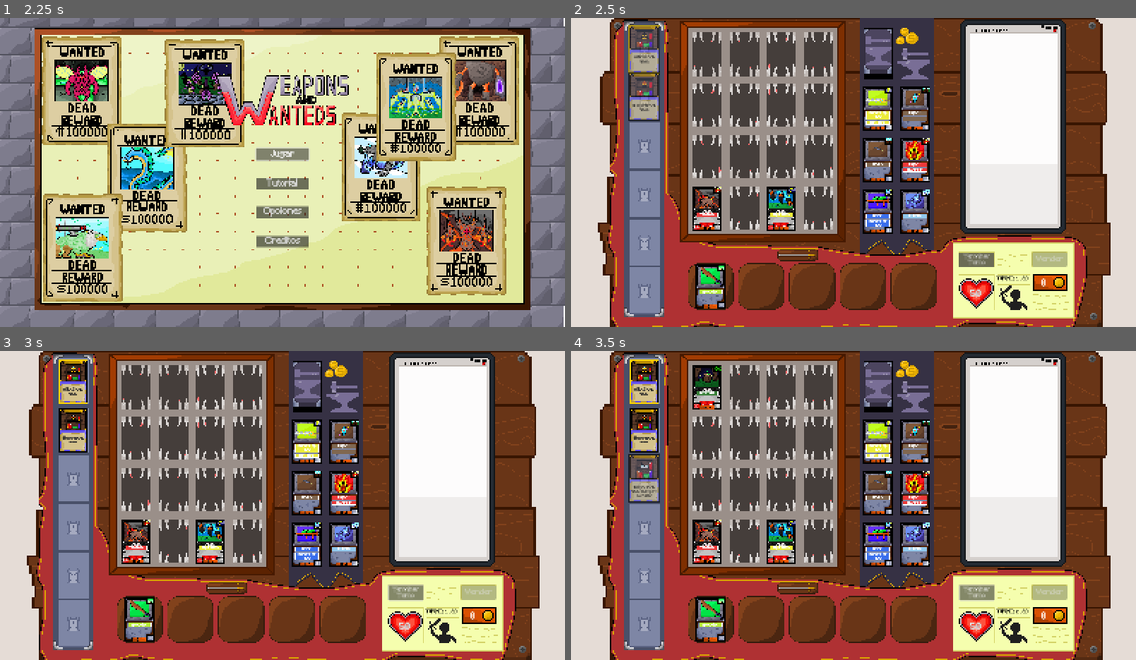
Above: before the commit, frames 1-4 (two rows, left to right).
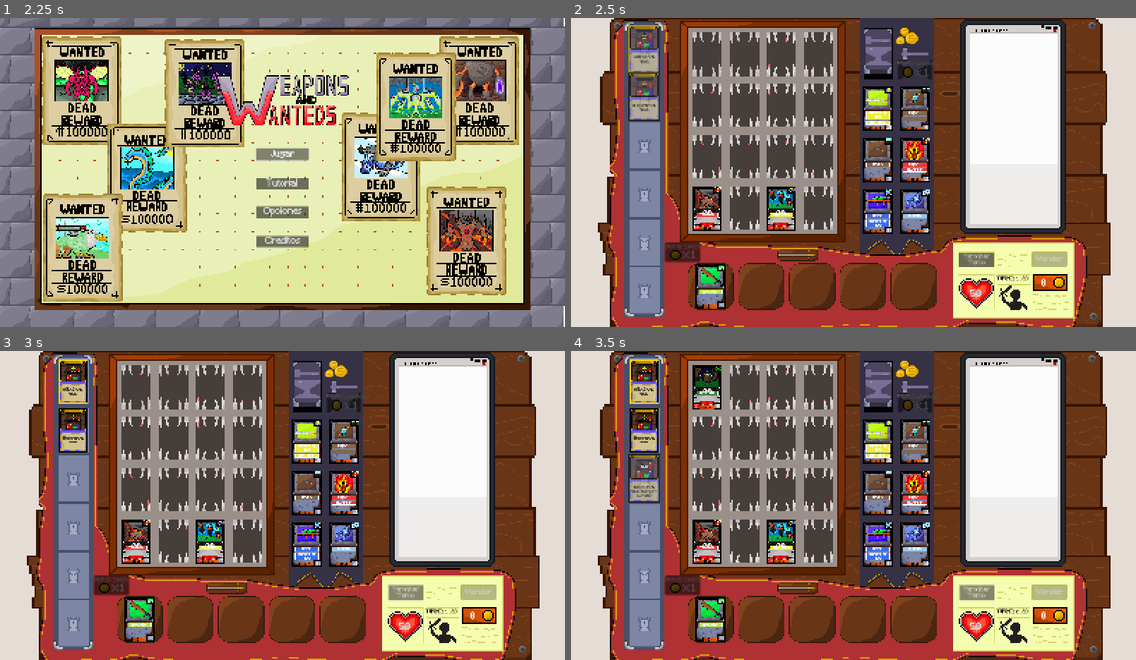
Above: after the commit, the same moments.

Repository: Lucas-Sanguinetti/jefe-desarrollo
Game: Godot game, scene res://Entidades/main.tscn
The game is run twice, just before and just after one commit, with the same random seed, the same clock (stepped at 60 frames per second) and the same inputs.
Inputs:
- Up to frame 1 (2.25 s): click "Creditos" at 0.5 s; click "Menu Principal" at 1.25 s; click "Jugar" at 2 s
- Up to frame 2 (2.5 s): no input
- Up to frame 3 (3 s): click "Terminar Turno" at 2.75 s
- Up to frame 4 (3.5 s): no input

Frame 1 is identical in both runs. In frame 2, 0.8% of the frame differs, in the area x 16-64%, y 13-80%; in frame 3, 0.8%; in frame 4, 0.8%.

Commit message:
Reordenamiento de carpetas, botones listos falta estilarlos

Diff:
--- a/Entidades/Armas/WeaponGrid.gd
+++ b/Entidades/Armas/WeaponGrid.gd
@@ -79,6 +79,9 @@
 				empty_cells.append(Vector2(x, y))
 	return empty_cells
 
+func get_empty_slots_count() -> int:
+	return get_empty_slots().size()
+
 func get_all_weapons() -> Array:
 	var weapons = []
 	for x in range(GRID_COLLUMNS):
--- a/Entidades/Armas/weapon_manager.gd
+++ b/Entidades/Armas/weapon_manager.gd
@@ -87,13 +87,67 @@
 	emit_signal("armaTransferida")
 	return true
 
-# Modificar para deck segun decision empresarial
+# AGREGAR esta función en WeaponManager.gd
+
+# Devuelve todas las armas de la tienda al mazo y genera nuevas
+func reroll_shop_weapons() -> bool:
+	if not weapon_grid:
+		push_error("WeaponManager: No hay WeaponGrid disponible")
+		return false
+
+	print("WeaponManager: Iniciando reroll de tienda...")
+
+	# 1. Obtener todas las armas actuales en el grid
+	var weapons_to_return = []
+	for x in range(weapon_grid.GRID_COLLUMNS):
+		for y in range(weapon_grid.GRID_ROWS):
+			if weapon_grid.grid[x][y] != null:
+				var weapon = weapon_grid.grid[x][y]
+				weapons_to_return.append(weapon)
+
+	print("WeaponManager: Encontradas %d armas en tienda" % weapons_to_return.size())
+
+	# 2. Devolver cada arma al mazo
+	for weapon in weapons_to_return:
+		var weapon_data = weapon.data as WeaponCardData
+		if weapon_data:
+			# Devolver la carta al mazo
+			WeaponDeck.return_card_to_deck(weapon_data)
+			print("  → Devuelta: %s" % weapon_data.name)
+
+		# Limpiar la posición en el grid
+		var pos = weapon.grid_pos
+		if pos.x >= 0 and pos.y >= 0:
+			weapon_grid.grid[int(pos.x)][int(pos.y)] = null
+
+		# Destruir la instancia visual
+		weapon.queue_free()
+
+	# 3. Esperar un frame para que se liberen los nodos
+	await get_tree().process_frame
+
+	# 4. Mezclar el mazo para que salgan cartas diferentes
+	WeaponDeck.shuffle_deck()
+
+	# 5. Generar nuevas armas en la tienda
+	if weapon_spawner and weapon_spawner.has_method("turn_loader"):
+		weapon_spawner.turn_loader()
+		print("WeaponManager: ✅ Nuevas armas generadas")
+	else:
+		push_error("WeaponManager: No se pudo acceder al weapon_spawner")
+		return false
+
+	print("WeaponManager: Reroll completado exitosamente")
+	return true
+
+
+# MODIFICAR la función return_weapon_to_storage para que use una nueva función auxiliar
 func return_weapon_to_storage(from_x: int, from_y: int) -> bool:
 	if not weapon_grid or not player_grid:
 		return false
 
 	# Verificar si hay espacio en el almacén
-	if weapon_grid.get_empty_slots_count() <= 0:
+	if weapon_grid.get_empty_slots().is_empty():
 		print("WeaponManager: WeaponGrid está lleno")
 		return false
 
@@ -102,13 +156,19 @@
 	if not weapon:
 		return false
 
-	# Agregar al almacén
+	# Devolver al almacén
+	return_single_weapon_to_shop(weapon)
+
+	return true
+
+# Nueva función auxiliar para devolver una sola arma a la tienda
+func return_single_weapon_to_shop(weapon: Carta):
+	if not weapon or not weapon_grid:
+		return
+
 	var weapon_data = weapon.data as WeaponCardData
 	weapon.queue_free()  # Destruir la instancia vieja
 	weapon_grid.invoke_random_piece(weapon_data)  # Crear nueva en el almacén
-
-
-	return true
 
 
 func venderArma(carta:CartaArma):
--- /dev/null
+++ b/Entidades/Botones/RerollButtom.tscn
@@ -0,0 +1,61 @@
+[gd_scene load_steps=5 format=3 uid="uid://duoajg55whdex"]
+
+[ext_resource type="Script" uid="uid://82w1m4wuapym" path="res://Entidades/Botones/reroll_buttom.gd" id="1_83lfj"]
+[ext_resource type="AudioStream" uid="uid://byhk8raqtbh4h" path="res://Audio/SFX/button-pressed.mp3" id="1_aft4o"]
+[ext_resource type="FontFile" uid="uid://jv50m8p7i6as" path="res://Fuente/Minecraft.ttf" id="2_83lfj"]
+[ext_resource type="Texture2D" uid="uid://dxeklb8d44dtw" path="res://Assets/elements_In_Board/moneds.png" id="3_s0ckx"]
+
+[node name="RerollSpells" type="TextureButton"]
+offset_left = 264.0
+offset_top = 629.0
+offset_right = 361.0
+offset_bottom = 685.0
+script = ExtResource("1_83lfj")
+
+[node name="Panel" type="Panel" parent="."]
+layout_mode = 1
+anchors_preset = 15
+anchor_right = 1.0
+anchor_bottom = 1.0
+grow_horizontal = 2
+grow_vertical = 2
+mouse_filter = 2
+
+[node name="Titulo" type="Label" parent="Panel"]
+layout_mode = 0
+offset_left = 2.0
+offset_top = 2.0
+offset_right = 95.0
+offset_bottom = 25.0
+theme_override_fonts/font = ExtResource("2_83lfj")
+theme_override_font_sizes/font_size = 16
+text = "Reroll Spells"
+horizontal_alignment = 1
+vertical_alignment = 1
+
+[node name="TextureRect" type="TextureRect" parent="Panel"]
+texture_filter = 1
+layout_mode = 0
+offset_left = 13.0
+offset_top = 21.0
+offset_right = 43.0
+offset_bottom = 51.0
+size_flags_horizontal = 4
+texture = ExtResource("3_s0ckx")
+expand_mode = 2
+
+[node name="Cantidad" type="Label" parent="Panel"]
+layout_mode = 0
+offset_left = 47.0
+offset_top = 26.0
+offset_right = 87.0
+offset_bottom = 51.0
+theme_override_fonts/font = ExtResource("2_83lfj")
+theme_override_font_sizes/font_size = 25
+text = "x 1"
+horizontal_alignment = 1
+vertical_alignment = 1
+
+[node name="press" type="AudioStreamPlayer" parent="."]
+stream = ExtResource("1_aft4o")
+bus = &"Effects"
--- /dev/null
+++ b/Entidades/Botones/reroll_buttom.gd
@@ -0,0 +1,132 @@
+extends TextureButton
+class_name RerollButton
+
+# Referencias UI
+@onready var panel: Panel = $Panel if has_node("Panel") else null
+@onready var titulo: Label = $Panel/Titulo if has_node("Panel/Titulo") else null
+@onready var cantidad: Label = $Panel/Cantidad if has_node("Panel/Cantidad") else null
+@onready var press_sound: AudioStreamPlayer = $press if has_node("press") else null
+
+# Configuración
+@export var base_cost: int = 1
+@export var cost_increment: int = 1
+@export var button_title: String = "Reroll"
+
+# Colores para el panel interno
+const COLOR_AVAILABLE = Color(0.8, 0.2, 0.2, 1.0)
+const COLOR_DISABLED = Color(0.3, 0.3, 0.3, 1.0)
+const COLOR_HOVER = Color(1.0, 0.3, 0.3, 1.0)
+
+# Estado
+var current_cost: int = 1
+var is_available: bool = true
+
+# Señales
+signal button_used(cost: int)
+
+func _ready():
+	add_to_group("RerollButton")
+	current_cost = base_cost
+
+	# Conectar señal del botón
+	pressed.connect(_on_button_pressed)
+	mouse_entered.connect(_on_button_mouse_entered)
+	mouse_exited.connect(_on_button_mouse_exited)
+
+	# Configurar título
+	if titulo:
+		titulo.text = button_title
+
+	# Conectar con MoneyManager
+	if MoneyManager:
+		MoneyManager.monedero_cambiado.connect(_on_money_changed)
+
+	# Actualizar estado inicial
+	update_display()
+	update_availability()
+
+func update_display():
+	if cantidad:
+		cantidad.text = "x %d" % current_cost
+
+func update_availability():
+	if not MoneyManager:
+		is_available = false
+		disabled = true
+		_update_panel_color()
+		return
+
+	is_available = MoneyManager.get_money() >= current_cost
+	disabled = not is_available
+	_update_panel_color()
+
+func _update_panel_color():
+	if not panel:
+		return
+
+	if not is_available:
+		panel.modulate = COLOR_DISABLED
+	elif is_hovered():
+		panel.modulate = COLOR_HOVER
+	else:
+		panel.modulate = COLOR_AVAILABLE
+
+func _on_money_changed(_new_amount: int):
+	update_availability()
+
+func _on_button_pressed():
+	if not is_available:
+		_shake_animation()
+		return
+
+	# Pagar el costo
+	MoneyManager.perderMonedas(current_cost)
+
+	# Reproducir sonido
+	if press_sound and press_sound.stream:
+		press_sound.play()
+
+	# Emitir señal
+	emit_signal("button_used", current_cost)
+
+	# Aumentar costo
+	current_cost += cost_increment
+	update_display()
+	update_availability()
+
+	print("RerollButton: Usado - Nuevo costo: %d" % current_cost)
+
+func _on_button_mouse_entered():
+	if is_available and panel:
+		panel.modulate = COLOR_HOVER
+
+func _on_button_mouse_exited():
+	_update_panel_color()
+
+func reset_for_new_turn():
+	current_cost = base_cost
+	update_display()
+	update_availability()
+	print("RerollButton: Reseteado a costo: %d" % base_cost)
+
+func _shake_animation():
+	if not panel:
+		return
+
+	var original_pos = panel.position
+	var tween = create_tween()
+	tween.tween_property(panel, "position", original_pos + Vector2(5, 0), 0.05)
+	tween.tween_property(panel, "position", original_pos + Vector2(-5, 0), 0.05)
+	tween.tween_property(panel, "position", original_pos, 0.05)
+
+func setup(title: String, initial_cost: int, increment: int = 1):
+	button_title = title
+	base_cost = initial_cost
+	cost_increment = increment
+	current_cost = base_cost
+
+	if titulo:
+		titulo.text = title
+
+	update_display()
+	update_availability()
--- a/Entidades/Hechizos/player_spells.gd
+++ b/Entidades/Hechizos/player_spells.gd
@@ -198,17 +198,9 @@
 
 	print("Hand: Lanzando '%s'" % spell_data.name)
 
-	# Pagar coste
-	#card.pay_cost()
-
-	# Marcar como usada (estado mutable en la carta)
-	#card.mark_as_used()
-
 	# Emitir señal (Game.gd lo captura)
 	emit_signal("card_played",card, spell_data, target)
 
-	# Remover carta
-	#remove_card(card)
 	cancel_selection()
 
 # ============================================
--- a/Entidades/Game.gd
+++ b/Entidades/Menus/Game.gd
@@ -4,6 +4,9 @@
 @onready var turn_button: Button = $Botones/PasarTurno
 @onready var turn_label: Label = $Botones/ContadorTurno
 @onready var sell_button: Button = $Botones/Vender
+@onready var reroll_spells_button: RerollButton = $Botones/RerollSpells
+@onready var reroll_weapons_button: RerollButton = $Botones/RerollWeapons
+
 #Managers y spawners
 @onready var card_manager = $CardManager
 @onready var weapon_manager: WeaponManager = $WeaponManager
@@ -59,6 +62,13 @@
 		pause_menu.restart_pressed.connect(_on_pause_restart)
 		pause_menu.main_menu_pressed.connect(_on_pause_main_menu)
 
+	# Configurar botón de hechizos
+	if reroll_spells_button:
+		reroll_spells_button.button_used.connect(_on_reroll_spells_pressed)
+
+	if reroll_weapons_button:
+		reroll_weapons_button.button_used.connect(_on_reroll_weapons_pressed)
+
 	_setup_weapon_animations()
 
 	# Robar mano inicial
@@ -77,6 +87,8 @@
 	reset_player_weapons()
 	reset_monster_traits()
 	_apply_normal_style()
+
+	_reset_reroll_buttons()
 
 func _on_arma_usada():
 	var player_weapons = player_weapon_spawner.player_grid.get_all_weapons()
@@ -206,6 +218,40 @@
 		weapon_manager.venderArma(cartaSeleccionada)
 	sell_button.set_disabled(true)
 
+# Reroll
+
+func _on_reroll_spells_pressed(cost: int):
+	print("Game: Reroll de hechizos usado - Costo: %d" % cost)
+	var hechizos = hand.get_all_cards()
+	var cant_robar = hechizos.size()
+
+	for hechizo in hechizos:
+		hand.remove_card(hechizo)
+
+	for i in cant_robar:
+		var new_card = spell_deck.draw_turn_card()
+		if new_card:
+			hand.add_card(new_card)
+
+func _on_reroll_weapons_pressed(cost: int):
+	print("Game: Reroll de armas usado - Costo: %d" % cost)
+
+	# Verificar que haya suficientes cartas en el mazo
+	var slots_to_fill = weapon_manager.weapon_grid.GRID_COLLUMNS * weapon_manager.weapon_grid.GRID_ROWS
+	if not WeaponDeck.can_reroll(slots_to_fill):
+		push_warning("Game: No hay suficientes cartas en el mazo para reroll")
+		return
+
+	# Usar la función del WeaponManager para hacer el reroll
+	await weapon_manager.reroll_shop_weapons()
+
+	print("Game: ✅ Reroll de armas completado")
+func _reset_reroll_buttons():
+	if reroll_spells_button:
+		reroll_spells_button.reset_for_new_turn()
+
+	if reroll_weapons_button:
+		reroll_weapons_button.reset_for_new_turn()
 # Funciones del Menu
 # ============================================
 func _on_pause_resume():
@@ -229,7 +275,6 @@
 	if ready_style:
 		turn_button.add_theme_stylebox_override("normal", ready_style)
 
-
 func _apply_normal_style():
 	if normal_style:
 		turn_button.add_theme_stylebox_override("normal", normal_style)
--- a/Entidades/Game.tscn
+++ b/Entidades/Menus/Game.tscn
@@ -1,6 +1,6 @@
-[gd_scene load_steps=49 format=3 uid="uid://dynohqidhiit8"]
-
-[ext_resource type="Script" uid="uid://b41j7ju2yb5t5" path="res://Entidades/Game.gd" id="1_a0hfb"]
+[gd_scene load_steps=50 format=3 uid="uid://dynohqidhiit8"]
+
+[ext_resource type="Script" uid="uid://b41j7ju2yb5t5" path="res://Entidades/Menus/Game.gd" id="1_a0hfb"]
 [ext_resource type="PackedScene" uid="uid://cvtbctljo4ol3" path="res://Entidades/Visuales/board.tscn" id="2_8hmk7"]
 [ext_resource type="AudioStream" uid="uid://cda7wddsykecp" path="res://Audio/musica/Game2.mp3" id="3_c24qg"]
 [ext_resource type="PackedScene" uid="uid://oioljwj0qhiu" path="res://Entidades/Cartas/card_manager.tscn" id="3_cgrtl"]
@@ -11,7 +11,7 @@
 [ext_resource type="PackedScene" uid="uid://bmeoueu10fxj2" path="res://Entidades/Armas/weapon_spawner.tscn" id="7_00onx"]
 [ext_resource type="PackedScene" uid="uid://dfmm3iy8hd5vr" path="res://Entidades/Armas/player_weapon_spawner.tscn" id="8_rwqrq"]
 [ext_resource type="Script" uid="uid://cbnmcobl5j1at" path="res://Entidades/Armas/weapon_manager.gd" id="9_hf2jd"]
-[ext_resource type="Script" uid="uid://2bc043lq2daj" path="res://Entidades/press.gd" id="10_eq8nk"]
+[ext_resource type="Script" uid="uid://2bc043lq2daj" path="res://Entidades/Botones/press.gd" id="10_eq8nk"]
 [ext_resource type="AudioStream" uid="uid://df1guwtyjobyt" path="res://Audio/SFX/blacksmith-hammer.mp3" id="10_gxhcr"]
 [ext_resource type="FontFile" uid="uid://jv50m8p7i6as" path="res://Fuente/Minecraft.ttf" id="10_ohvqk"]
 [ext_resource type="AudioStream" uid="uid://byhk8raqtbh4h" path="res://Audio/SFX/button-pressed.mp3" id="10_xugfq"]
@@ -20,9 +20,10 @@
 [ext_resource type="StyleBox" uid="uid://dqvd7s1bo3s8v" path="res://Entidades/Visuales/normal_turn_buttom.tres" id="12_haohm"]
 [ext_resource type="AudioStream" uid="uid://d0686mu6qgmo7" path="res://Audio/musica/Game.mp3" id="13_8hmk7"]
 [ext_resource type="PackedScene" uid="uid://bx6yw2qj5stmb" path="res://Entidades/Visuales/monederoHud.tscn" id="13_cgrtl"]
-[ext_resource type="Script" uid="uid://btt6r2o0q7am0" path="res://Entidades/sellButtom.gd" id="14_ohvqk"]
+[ext_resource type="Script" uid="uid://btt6r2o0q7am0" path="res://Entidades/Botones/sellButtom.gd" id="14_ohvqk"]
 [ext_resource type="PackedScene" uid="uid://bcdxqcei3yuhm" path="res://Entidades/Hechizos/spell_deck.tscn" id="17_rwqrq"]
 [ext_resource type="PackedScene" uid="uid://da50i6nw27x40" path="res://Entidades/Hechizos/player_spells.tscn" id="18_hf2jd"]
+[ext_resource type="PackedScene" uid="uid://duoajg55whdex" path="res://Entidades/Botones/RerollButtom.tscn" id="19_obq28"]
 [ext_resource type="Script" uid="uid://c5klust30h4bq" path="res://Entidades/Hechizos/SpellCardData.gd" id="19_u4kpe"]
 [ext_resource type="Script" uid="uid://bxljb7ons4bf2" path="res://Entidades/Hechizos/SpellEffects.gd" id="20_hf2jd"]
 [ext_resource type="Resource" uid="uid://df11r4yorlkrf" path="res://Resources/Hechizos/Batery.tres" id="20_xr7dm"]
@@ -35,10 +36,10 @@
 [ext_resource type="Resource" uid="uid://cccawjs6d11c7" path="res://Resources/Hechizos/Summon1.tres" id="26_2wdbc"]
 [ext_resource type="Script" uid="uid://7kx2i5jf2v6t" path="res://Entidades/Armas/Animaciones/weapon_animation_manager.gd" id="30_uceh8"]
 [ext_resource type="PackedScene" uid="uid://b7bbxxh388bpu" path="res://pause_menu.tscn" id="31_2wdbc"]
-[ext_resource type="Shader" uid="uid://d0xmvwx8wpvdf" path="res://Entidades/game.gdshader" id="32_uceh8"]
-[ext_resource type="Script" uid="uid://dkjc8srug5u5f" path="res://Entidades/canvas_layer.gd" id="32_xpiqv"]
-[ext_resource type="Script" uid="uid://b6relp2vxhbwl" path="res://Entidades/color_rect.gd" id="34_0c1ae"]
-[ext_resource type="Shader" uid="uid://bf5hrb1rc5rf5" path="res://Entidades/curar.gdshader" id="35_0c1ae"]
+[ext_resource type="Shader" uid="uid://d0xmvwx8wpvdf" path="res://Entidades/Visuales/game.gdshader" id="32_uceh8"]
+[ext_resource type="Script" uid="uid://dkjc8srug5u5f" path="res://Entidades/Visuales/canvas_layer.gd" id="32_xpiqv"]
+[ext_resource type="Script" uid="uid://b6relp2vxhbwl" path="res://Entidades/Visuales/color_rect.gd" id="34_0c1ae"]
+[ext_resource type="Shader" uid="uid://bf5hrb1rc5rf5" path="res://Entidades/Visuales/curar.gdshader" id="35_0c1ae"]
 [ext_resource type="AudioStream" uid="uid://c6k14vyms8v0q" path="res://Audio/musica/BossMusic.mp3" id="35_1u8ma"]
 
 [sub_resource type="LabelSettings" id="LabelSettings_2jhs2"]
@@ -113,7 +114,7 @@
 shader_parameter/inner_ratio = 0.75
 shader_parameter/feather = 0.4
 
-[node name="Game2" type="Node"]
+[node name="Game" type="Node"]
 script = ExtResource("1_a0hfb")
 canciones = Array[AudioStream]([ExtResource("13_8hmk7"), ExtResource("3_c24qg"), ExtResource("4_lpvco")])
 
@@ -240,6 +241,16 @@
 stream = ExtResource("10_xugfq")
 bus = &"Effects"
 
+[node name="RerollSpells" parent="Botones" instance=ExtResource("19_obq28")]
+button_title = "Reroll Spells"
+
+[node name="RerollWeapons" parent="Botones" instance=ExtResource("19_obq28")]
+offset_left = 914.0
+offset_top = 117.0
+offset_right = 1009.42
+offset_bottom = 172.134
+button_title = "Reroll Weapons"
+
 [node name="LifeHUD" parent="." instance=ExtResource("11_2jhs2")]
 position = Vector2(1134, 773)
 
@@ -287,6 +298,7 @@
 script = SubResource("GDScript_lpvco")
 
 [node name="PauseMenu" parent="." instance=ExtResource("31_2wdbc")]
+visible = false
 
 [node name="Ventanas" type="CanvasLayer" parent="."]
 layer = 100
--- a/Entidades/creditos.tscn
+++ b/Entidades/Menus/creditos.tscn
@@ -1,7 +1,7 @@
 [gd_scene load_steps=7 format=3 uid="uid://48r7qwwy1jqq"]
 
 [ext_resource type="Texture2D" uid="uid://ypgau6wifkoa" path="res://Assets/elements_In_Board/pause2.png" id="1_7flbs"]
-[ext_resource type="Script" uid="uid://56g6q5hqooyk" path="res://Entidades/creditos.gd" id="1_l7vgd"]
+[ext_resource type="Script" uid="uid://56g6q5hqooyk" path="res://Entidades/Menus/creditos.gd" id="1_l7vgd"]
 [ext_resource type="FontFile" uid="uid://jv50m8p7i6as" path="res://Fuente/Minecraft.ttf" id="2_alf7g"]
 
 [sub_resource type="StyleBoxLine" id="StyleBoxLine_3rtis"]
--- a/Entidades/option_layer.tscn
+++ b/Entidades/Menus/option_layer.tscn
@@ -1,6 +1,6 @@
 [gd_scene load_steps=4 format=3 uid="uid://dt7hrfjpqjjng"]
 
-[ext_resource type="Script" uid="uid://dxdqvauep43sv" path="res://Entidades/option_layer.gd" id="1_jwilt"]
+[ext_resource type="Script" uid="uid://dxdqvauep43sv" path="res://Entidades/Menus/option_layer.gd" id="1_jwilt"]
 [ext_resource type="FontFile" uid="uid://jv50m8p7i6as" path="res://Fuente/Minecraft.ttf" id="2_au2hv"]
 [ext_resource type="Texture2D" uid="uid://cjs3uxmx71rq0" path="res://Assets/elements_In_Board/pause.png" id="2_kwjdx"]
 
--- a/Entidades/title_screen.gd
+++ b/Entidades/Menus/title_screen.gd
@@ -20,7 +20,7 @@
 	timer_tutorial.start()
 
 func _on_timer_game_timeout() -> void:
-	get_tree().change_scene_to_file("res://Entidades/Game.tscn")
+	get_tree().change_scene_to_file("res://Entidades/Menus/Game.tscn")
 
 
 func _on_timer_tutorial_timeout() -> void:
@@ -36,4 +36,4 @@
 
 
 func _on_creditos_pressed() -> void:
-	get_tree().change_scene_to_file("res://Entidades/creditos.tscn")
+	get_tree().change_scene_to_file("res://Entidades/Menus/creditos.tscn")
--- a/Entidades/title_screen.tscn
+++ b/Entidades/Menus/title_screen.tscn
@@ -1,12 +1,12 @@
 [gd_scene load_steps=8 format=3 uid="uid://ddaywssni5aim"]
 
-[ext_resource type="Script" uid="uid://b24fvhjuw8eh" path="res://Entidades/title_screen.gd" id="1_3ygur"]
+[ext_resource type="Script" uid="uid://b24fvhjuw8eh" path="res://Entidades/Menus/title_screen.gd" id="1_3ygur"]
 [ext_resource type="Texture2D" uid="uid://h4vjbuke760x" path="res://Assets/background/titleScreen.png" id="2_g8iy6"]
 [ext_resource type="FontFile" uid="uid://jv50m8p7i6as" path="res://Fuente/Minecraft.ttf" id="3_iwsvx"]
-[ext_resource type="Script" uid="uid://2bc043lq2daj" path="res://Entidades/press.gd" id="4_iwsvx"]
+[ext_resource type="Script" uid="uid://2bc043lq2daj" path="res://Entidades/Botones/press.gd" id="4_iwsvx"]
 [ext_resource type="AudioStream" uid="uid://byhk8raqtbh4h" path="res://Audio/SFX/button-pressed.mp3" id="5_g8iy6"]
 [ext_resource type="AudioStream" uid="uid://btwj2b8xsdp64" path="res://Audio/musica/MainMenu.mp3" id="6_g8iy6"]
-[ext_resource type="PackedScene" uid="uid://dt7hrfjpqjjng" path="res://Entidades/option_layer.tscn" id="7_v4euy"]
+[ext_resource type="PackedScene" uid="uid://dt7hrfjpqjjng" path="res://Entidades/Menus/option_layer.tscn" id="7_v4euy"]
 
 [node name="TitleScreen" type="PanelContainer"]
 offset_right = 989.0
--- a/Entidades/Monstruos/monster_spawner.tscn
+++ b/Entidades/Monstruos/monster_spawner.tscn
@@ -2,7 +2,7 @@
 
 [ext_resource type="Script" uid="uid://bn8l8wfdq5mu3" path="res://Entidades/Monstruos/monster_spawner.gd" id="1_g6bsy"]
 [ext_resource type="Script" uid="uid://ckkp8tbn5jhgj" path="res://Entidades/Monstruos/MonsterGrid.gd" id="2_svx6r"]
-[ext_resource type="Script" uid="uid://by313uxqf4b20" path="res://Entidades/deck_drawer.gd" id="4_bk33t"]
+[ext_resource type="Script" uid="uid://by313uxqf4b20" path="res://Entidades/Cartas/deck_drawer.gd" id="4_bk33t"]
 [ext_resource type="Script" uid="uid://b88kdw3rg0u73" path="res://Entidades/Monstruos/MonsterGridVisuales.gd" id="4_svx6r"]
 
 [node name="MonsterSpawner" type="Node2D"]
--- a/Entidades/main.tscn
+++ b/Entidades/main.tscn
@@ -1,7 +1,7 @@
 [gd_scene load_steps=4 format=3 uid="uid://c328vnnnt73tq"]
 
 [ext_resource type="Script" uid="uid://pgx30kniklgg" path="res://Entidades/main.gd" id="1_qh4lx"]
-[ext_resource type="PackedScene" uid="uid://ddaywssni5aim" path="res://Entidades/title_screen.tscn" id="1_tpj8x"]
+[ext_resource type="PackedScene" uid="uid://ddaywssni5aim" path="res://Entidades/Menus/title_screen.tscn" id="1_tpj8x"]
 [ext_resource type="PackedScene" uid="uid://b7bbxxh388bpu" path="res://pause_menu.tscn" id="3_fighu"]
 
 [node name="Main" type="Node"]
--- a/Entidades/tutorial/Tutorial.tscn
+++ b/Entidades/tutorial/Tutorial.tscn
@@ -14,7 +14,7 @@
 [ext_resource type="FontFile" uid="uid://jv50m8p7i6as" path="res://Fuente/Minecraft.ttf" id="10_3db23"]
 [ext_resource type="PackedScene" uid="uid://bs1jxfpbg20dx" path="res://Entidades/Visuales/LifeHud.tscn" id="11_lglcu"]
 [ext_resource type="PackedScene" uid="uid://drh5ob8gcaoa7" path="res://Entidades/Cartas/card_info.tscn" id="12_0rbba"]
-[ext_resource type="Script" uid="uid://2bc043lq2daj" path="res://Entidades/press.gd" id="13_ba64b"]
+[ext_resource type="Script" uid="uid://2bc043lq2daj" path="res://Entidades/Botones/press.gd" id="13_ba64b"]
 [ext_resource type="AudioStream" uid="uid://byhk8raqtbh4h" path="res://Audio/SFX/button-pressed.mp3" id="14_23ku3"]
 [ext_resource type="AudioStream" uid="uid://df1guwtyjobyt" path="res://Audio/SFX/blacksmith-hammer.mp3" id="14_rbkq8"]
 [ext_resource type="PackedScene" uid="uid://bcdxqcei3yuhm" path="res://Entidades/Hechizos/spell_deck.tscn" id="17_8avlq"]
--- a/singleton/weapon_deck.gd
+++ b/singleton/weapon_deck.gd
@@ -21,9 +21,27 @@
 func drawTutorial():
 	return tutorialWeapon
 
-
 func size():
 	return weapons_data_cards.size()
+
+# Devuelve una carta al mazo
+func return_card_to_deck(card_data: WeaponCardData):
+	if not card_data:
+		push_warning("WeaponDeck: Intentando devolver carta null")
+		return
+
+	weapons_data_cards.append(card_data)
+	print("WeaponDeck: Carta devuelta - Total en mazo: %d" % weapons_data_cards.size())
+
+# Mezcla el mazo (útil después de devolver cartas)
+func shuffle_deck():
+	randomize()
+	weapons_data_cards.shuffle()
+	print("WeaponDeck: Mazo mezclado - %d cartas" % weapons_data_cards.size())
+
+# Verifica si hay suficientes cartas para un reroll
+func can_reroll(amount_needed: int) -> bool:
+	return weapons_data_cards.size() >= amount_needed
 
 func reset():
 	tutorialWeapon = arma_tutorial_reset
Renamed: Entidades/press.gd -> Entidades/Botones/press.gd
Renamed: Entidades/press.gd.uid -> Entidades/Botones/press.gd.uid
Not shown, added: Entidades/Botones/reroll_buttom.gd.uid
Renamed: Entidades/sellButtom.gd -> Entidades/Botones/sellButtom.gd
Renamed: Entidades/sellButtom.gd.uid -> Entidades/Botones/sellButtom.gd.uid
Renamed: Entidades/deck_drawer.gd -> Entidades/Cartas/deck_drawer.gd
Renamed: Entidades/deck_drawer.gd.uid -> Entidades/Cartas/deck_drawer.gd.uid
Renamed: Entidades/Game.gd.uid -> Entidades/Menus/Game.gd.uid
Renamed: Entidades/creditos.gd -> Entidades/Menus/creditos.gd
Renamed: Entidades/creditos.gd.uid -> Entidades/Menus/creditos.gd.uid
Renamed: Entidades/option_layer.gd -> Entidades/Menus/option_layer.gd
Renamed: Entidades/option_layer.gd.uid -> Entidades/Menus/option_layer.gd.uid
(and 9 more such lines)
